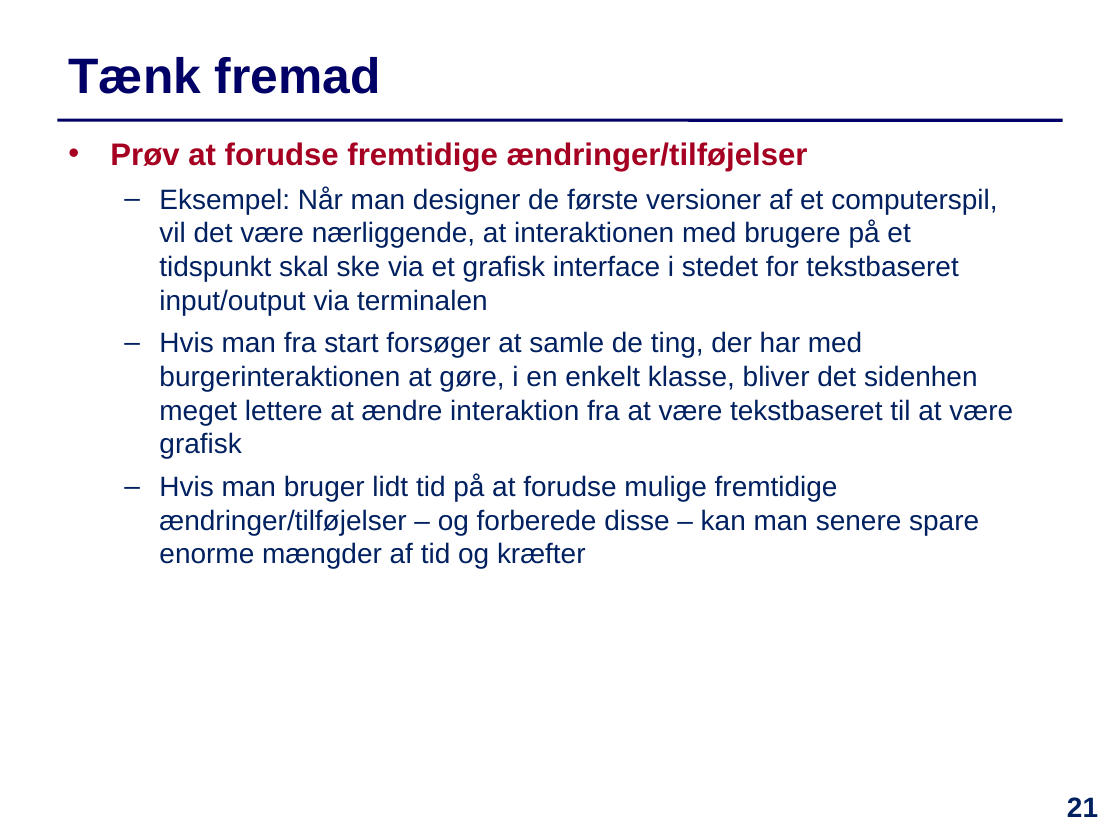
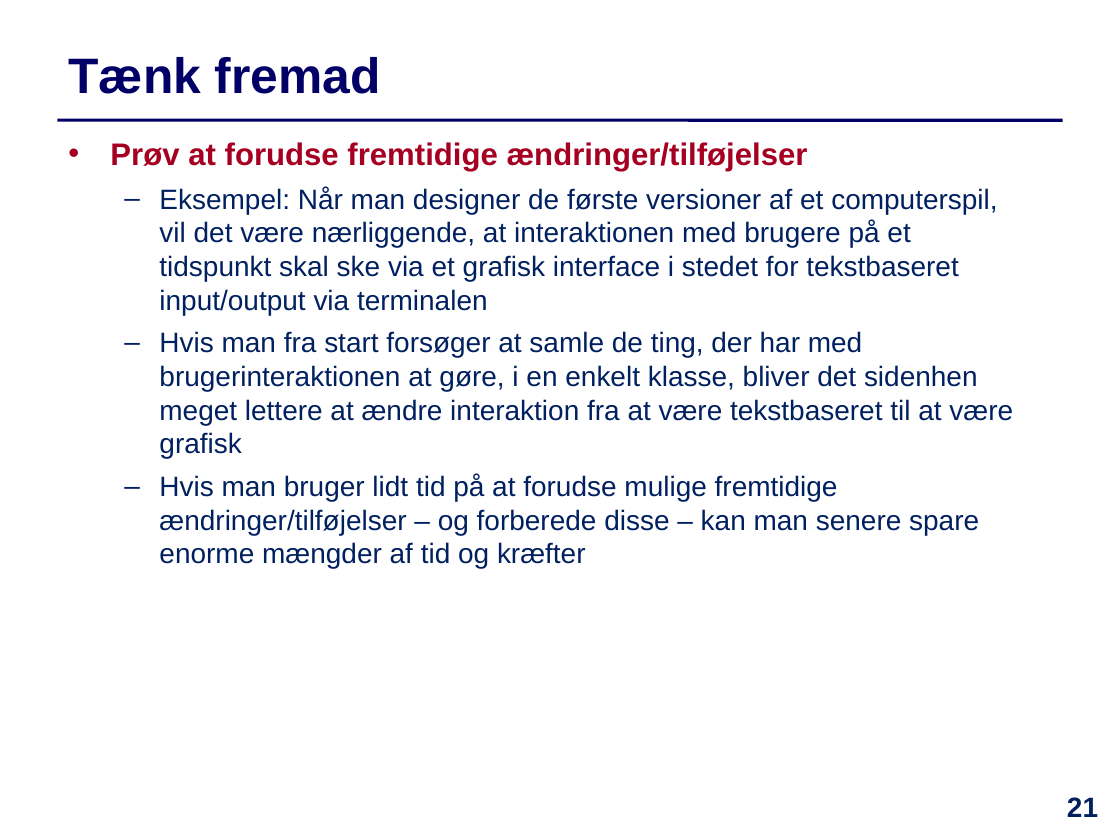
Before and after one commit to IntProgAU/Materiale, a slide deck: slide 21 of web/e21/uge_9/Slides-Uge9.pptx. Drawn at 1120x840 pixels with LibreOffice and Linux fonts; fonts in the diff are those of the drawing. Boxes give left, top, right and bottom in pixels: in the first picture for what was removed or moved away, otherwise in the second. Text is boxed around its words. In the diff, an @@ line names an element or a change of style, - is before the commit and + after.

```diff
--- a/web/e21/uge_9/Slides-Uge9.pptx
+++ b/web/e21/uge_9/Slides-Uge9.pptx
@@ text at [159, 331, 1013, 458]: text changed @@
-  – Hvis man fra start forsøger at samle de ting, der har med burgerinteraktionen at gøre, i en enkelt klasse, bliver det sidenhen meget lettere at ændre interaktion fra at være tekstbaseret til at være grafisk
+  – Hvis man fra start forsøger at samle de ting, der har med brugerinteraktionen at gøre, i en enkelt klasse, bliver det sidenhen meget lettere at ændre interaktion fra at være tekstbaseret til at være grafisk
```
Also in this commit, not shown: 13 other slides changed, 1 other file.
